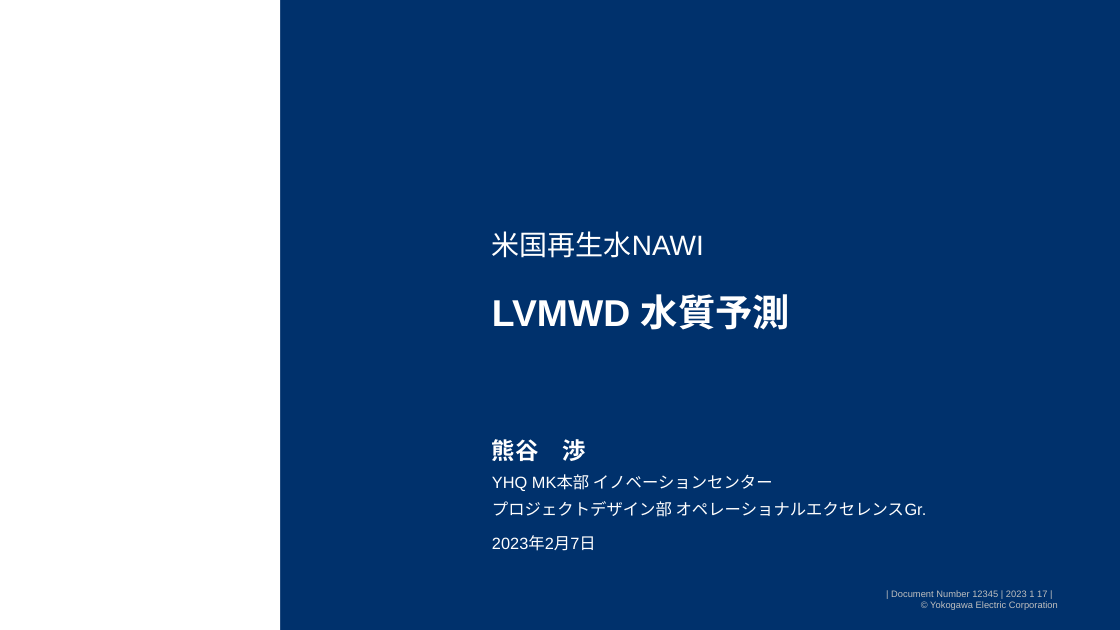
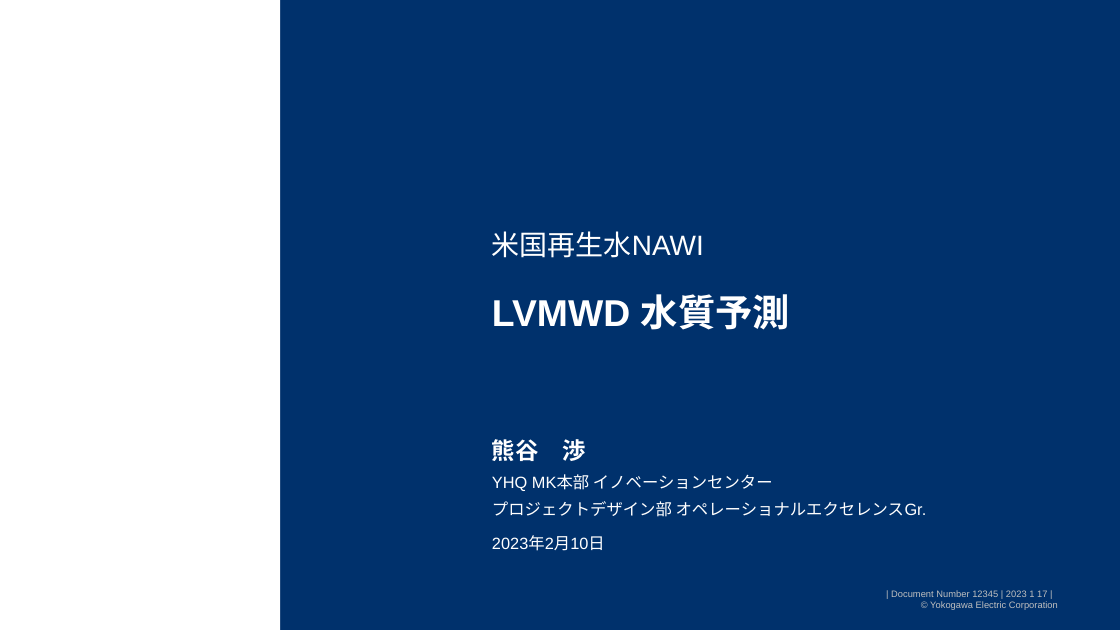
Before and after one commit to watarukumagai-git/opt, a slide deck: slide 1 of Reuse_Water/230207_米国再生水NAWI LVMWD 水質予測_rev.0.pptx. Drawn at 1120x630 pixels with LibreOffice and Linux fonts; fonts in the diff are those of the drawing; background and template pictures are left out. Boxes give left, top, right and bottom in pixels: in the first picture for what was removed or moved away, otherwise in the second. Text is boxed around its words. In the diff, an @@ line names an element or a change of style, - is before the commit and + after.

```diff
--- a/Reuse_Water/230207_米国再生水NAWI LVMWD 水質予測_rev.0.pptx
+++ b/Reuse_Water/230207_米国再生水NAWI LVMWD 水質予測_rev.0.pptx
@@ text at (492, 536, 605, 551): text changed @@
-2023年2月7日
+2023年2月10日
```
Also in this commit, not shown: 6 other slides changed, 2 slides added, 1 slide removed.
